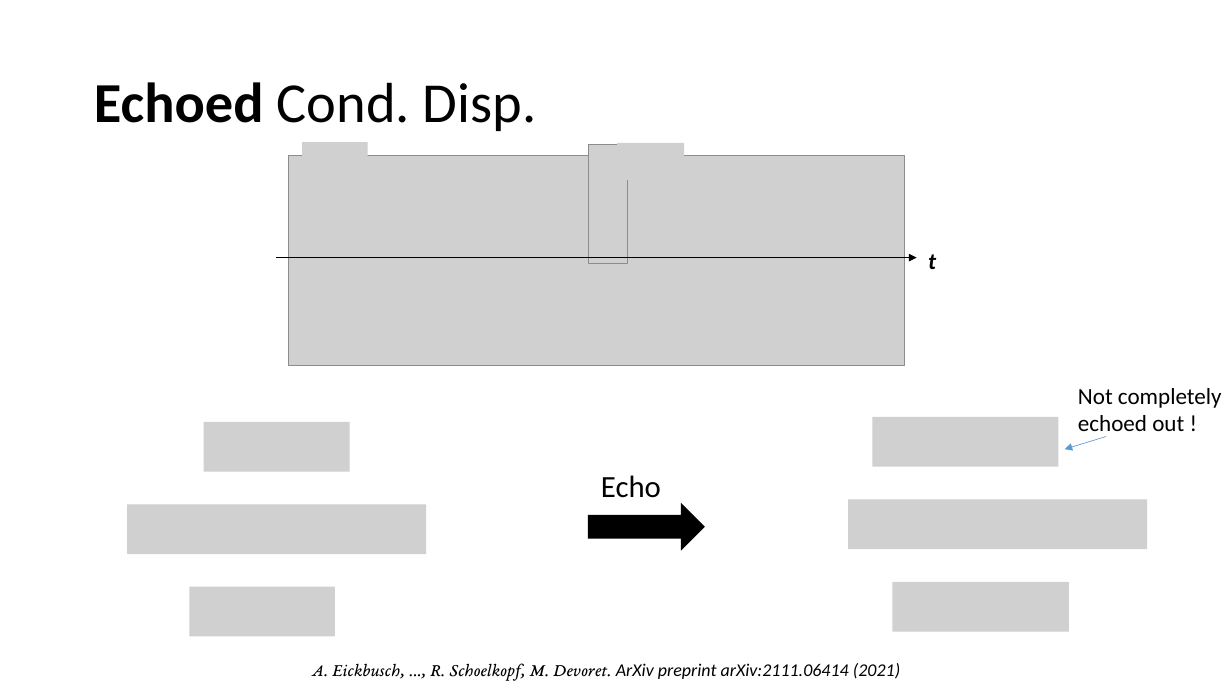
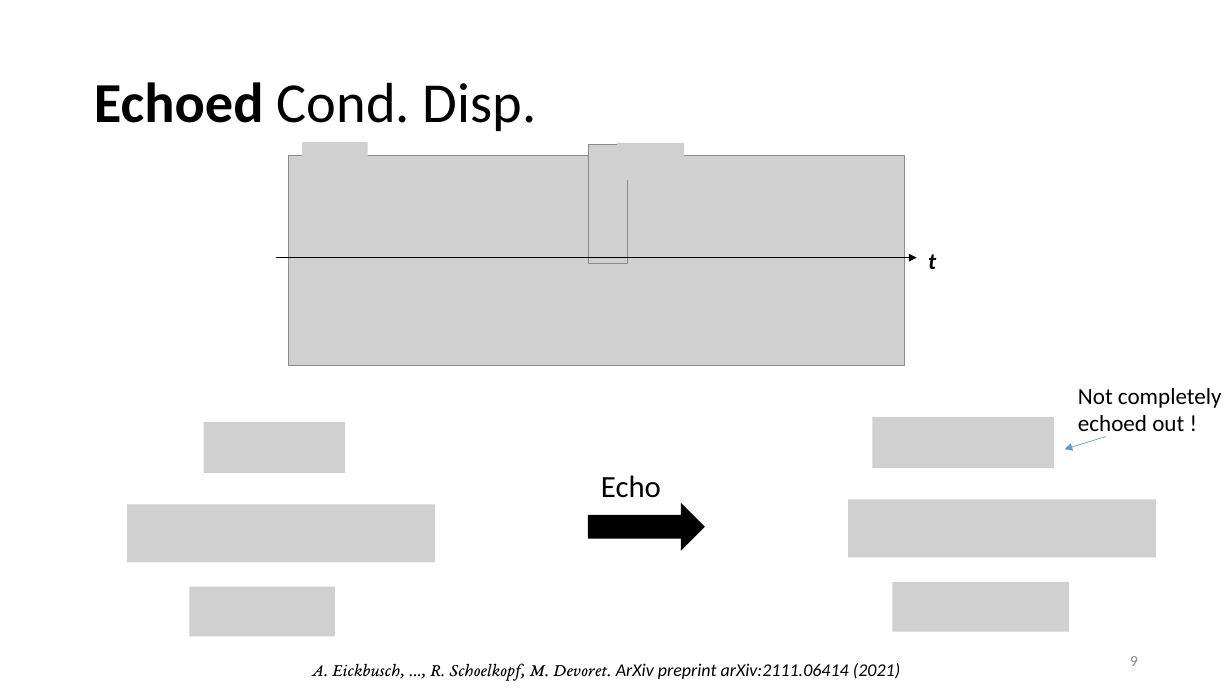
Before and after one commit to EeshGupta/Multimode-Conditional-Displacements, a slide deck: slide 9 of presentations/mcd.pptx (slide 8 before the commit). Drawn at 1232x693 pixels with LibreOffice and Linux fonts; fonts in the diff are those of the drawing; grey boxes stand for pictures. Boxes give left, top, right and bottom in pixels: in the first picture for what was removed or moved away, otherwise in the second. Text is boxed around its words. In the diff, an @@ line names an element or a change of style, - is before the commit and + after.

```diff
--- a/presentations/mcd.pptx
+++ b/presentations/mcd.pptx
@@ picture: place and size @@
-picture at [203, 422, 349, 472]
+picture at [203, 422, 345, 473]
@@ picture: place and size @@
-picture at [128, 505, 427, 555]
+picture at [128, 505, 435, 563]
@@ picture: place and size @@
-picture at [848, 500, 1148, 550]
+picture at [848, 500, 1156, 558]
@@ page number added at [1130, 656, 1138, 666], 12 pt, text #8C8C8C @@
+9
```
Also in this commit, not shown: 23 other slides changed, 3 slides added, 1 other file.
